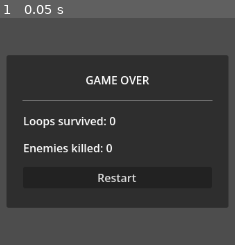
Above: before the commit, frame 1.
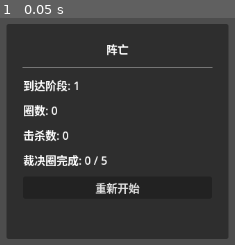
Above: after the commit, the same moment.

Repository: 595145489/attribute-loop
Game: Godot game, scene res://scenes/ui/game_over.tscn
Same seed, same stepped clock (60 frames per second), same inputs: the game is played once before the commit and once after it. This scene is started directly instead of the project's main scene.
Inputs:
- Up to frame 1 (0.05 s): no input

The runs differ from the first frame. In frame 1, 32% of the frame differs, in the area x 2-98%, y 2-98%.

Commit message:
feat: GameOver result card — phase, loops, kills, verdict progress, win/lose title

Diff:
--- a/scenes/ui/game_over.tscn
+++ b/scenes/ui/game_over.tscn
@@ -11,9 +11,9 @@
 anchor_right = 0.5
 anchor_bottom = 0.5
 offset_left = -160.0
-offset_top = -110.0
+offset_top = -155.0
 offset_right = 160.0
-offset_bottom = 110.0
+offset_bottom = 155.0
 
 [node name="VBox" type="VBoxContainer" parent="Panel"]
 anchor_right = 1.0
@@ -22,7 +22,7 @@
 offset_top = 24.0
 offset_right = -24.0
 offset_bottom = -24.0
-theme_override_constants/separation = 16
+theme_override_constants/separation = 12
 
 [node name="Title" type="Label" parent="Panel/VBox"]
 text = "GAME OVER"
@@ -30,11 +30,17 @@
 
 [node name="HSep" type="HSeparator" parent="Panel/VBox"]
 
+[node name="PhaseLabel" type="Label" parent="Panel/VBox"]
+text = "到达阶段: 0"
+
 [node name="LoopsLabel" type="Label" parent="Panel/VBox"]
-text = "Loops survived: 0"
+text = "圈数: 0"
 
 [node name="KillsLabel" type="Label" parent="Panel/VBox"]
-text = "Enemies killed: 0"
+text = "击杀数: 0"
+
+[node name="VerdictLoopsLabel" type="Label" parent="Panel/VBox"]
+text = "裁决圈完成: 0 / 0"
 
 [node name="RestartButton" type="Button" parent="Panel/VBox"]
-text = "Restart"
+text = "重新开始"
--- a/src/ui/GameOver.gd
+++ b/src/ui/GameOver.gd
@@ -1,14 +1,29 @@
 class_name GameOver
 extends CanvasLayer
 
+var outcome: String = "lose"
+
+@onready var title_label: Label = $Panel/VBox/Title
+@onready var phase_label: Label = $Panel/VBox/PhaseLabel
 @onready var loops_label: Label = $Panel/VBox/LoopsLabel
 @onready var kills_label: Label = $Panel/VBox/KillsLabel
+@onready var verdict_loops_label: Label = $Panel/VBox/VerdictLoopsLabel
 @onready var restart_button: Button = $Panel/VBox/RestartButton
 
 func _ready() -> void:
-	loops_label.text = "Loops survived: %d" % GameState.loops_completed
-	kills_label.text = "Enemies killed: %d" % GameState.enemies_killed
+	_populate()
 	restart_button.pressed.connect(_on_restart)
+
+func _populate() -> void:
+	var config: GameConfig = DataTables.config
+	title_label.text = "裁决通过" if outcome == "win" else "阵亡"
+	phase_label.text = "到达阶段: %d" % GameState.current_phase
+	loops_label.text = "圈数: %d" % GameState.loops_completed
+	kills_label.text = "击杀数: %d" % GameState.enemies_killed
+	verdict_loops_label.text = "裁决圈完成: %d / %d" % [
+		GameState.verdict_loops_survived,
+		config.verdict_survive_loops
+	]
 
 func _on_restart() -> void:
 	GameState.reset()
